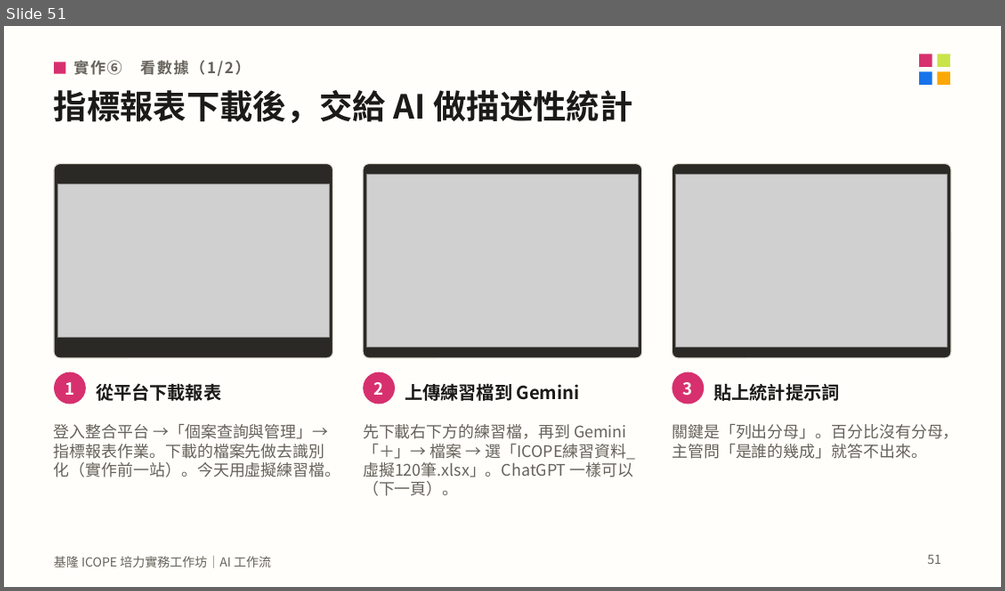
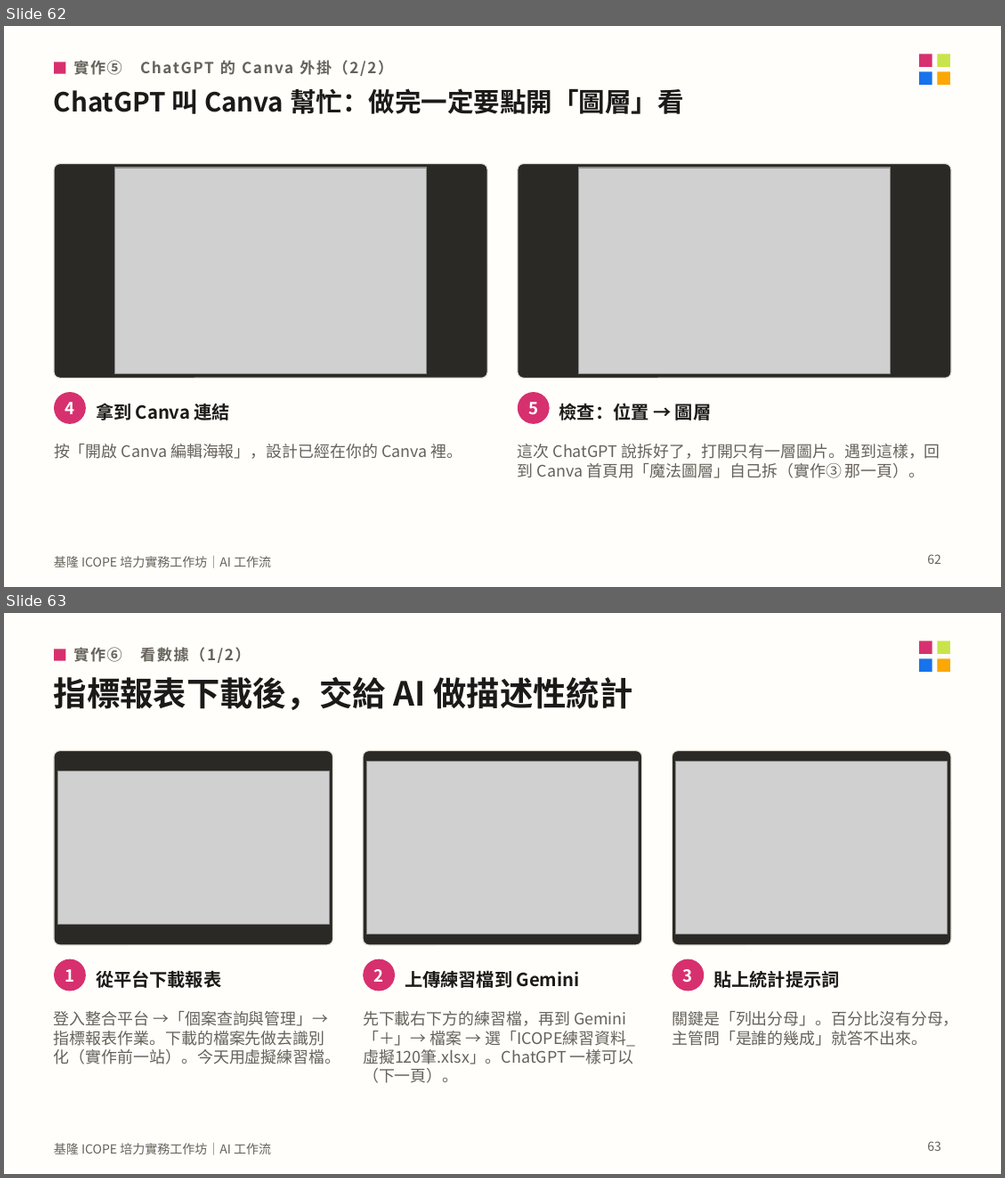
Before and after one commit to mattsue1003/keelung-icope-ai, a slide deck: 基隆ICOPE_AI工作坊_講義.pptx. Shown one above the other, each under a label of ours: slide 51 before the commit, slides 62 and 63 after it. The pictures are 1005x591 and 1005x1178 pixels, drawn with LibreOffice and Linux fonts; fonts in the diff are those of the drawing; grey boxes stand for pictures. Boxes give left, top, right and bottom in pixels: in the first picture for what was removed or moved away, otherwise in the second. Text is boxed around its words. In the diff, an @@ line names an element or a change of style, - is before the commit and + after.

```diff
--- a/基隆ICOPE_AI工作坊_講義.pptx
+++ b/基隆ICOPE_AI工作坊_講義.pptx
@@ slide 62 added at bbox=[4, 26, 1001, 587], background #FFFEFA; not listed: 5 template elements that a slide beside it also shows @@
@@ rectangle added at bbox=[54, 62, 65, 74], fill #D7306E @@
@@ text added at bbox=[73, 60, 393, 76], 11 pt, text #66625B, bold @@
+實作⑤ ChatGPT 的 Canva 外掛（2/2）
@@ text added at bbox=[54, 88, 683, 114], 19 pt, text #1B1A18, bold @@
+ChatGPT 叫 Canva 幫忙：做完一定要點開「圖層」看
@@ rounded rectangle added at bbox=[54, 164, 487, 378], fill #2A2925, outline #E4E0D6 0.75 pt @@
@@ picture added at bbox=[114, 168, 426, 374] @@
@@ rounded rectangle added at bbox=[518, 164, 951, 378], fill #2A2925, outline #E4E0D6 0.75 pt @@
@@ picture added at bbox=[578, 168, 890, 374] @@
@@ ellipse added at bbox=[54, 392, 86, 424], fill #D7306E @@
@@ ellipse added at bbox=[518, 392, 550, 424], fill #D7306E @@
@@ text added at bbox=[65, 402, 74, 414], 12 pt, text #FFFFFF, bold @@
+4
@@ text added at bbox=[96, 402, 230, 420], 13 pt, text #1B1A18, bold @@
+拿到 Canva 連結
@@ text added at bbox=[528, 402, 538, 415], 12 pt, text #FFFFFF, bold @@
+5
@@ text added at bbox=[559, 400, 711, 424], 13 pt, text #1B1A18, bold @@
+檢查：位置 → 圖層
@@ text added at bbox=[54, 443, 463, 459], 11.5 pt, text #66625B @@
+按「開啟 Canva 編輯海報」，設計已經在你的 Canva 裡。
@@ text added at bbox=[518, 443, 940, 478], 11.5 pt, text #66625B @@
+這次 ChatGPT 說拆好了，打開只有一層圖片。遇到這樣，回到 Canva 首頁用「魔法圖層」自己拆（實作③ 那一頁）。
@@ page number added at bbox=[927, 554, 941, 564], 9 pt, text #66625B @@
+62
@@ what was slide 51 is now slide 63 @@
@@ page number at bbox=[927, 1141, 941, 1151]: text changed @@
-51
+63
```
Also in this commit, not shown: 3 slides changed, 12 other slides added, 1 slide removed, 39 other files.
